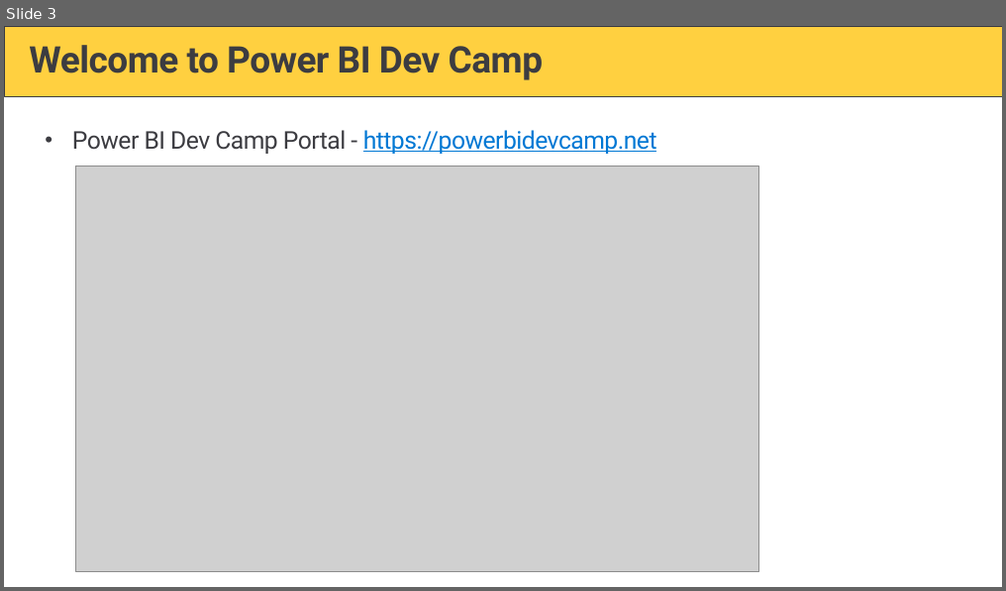
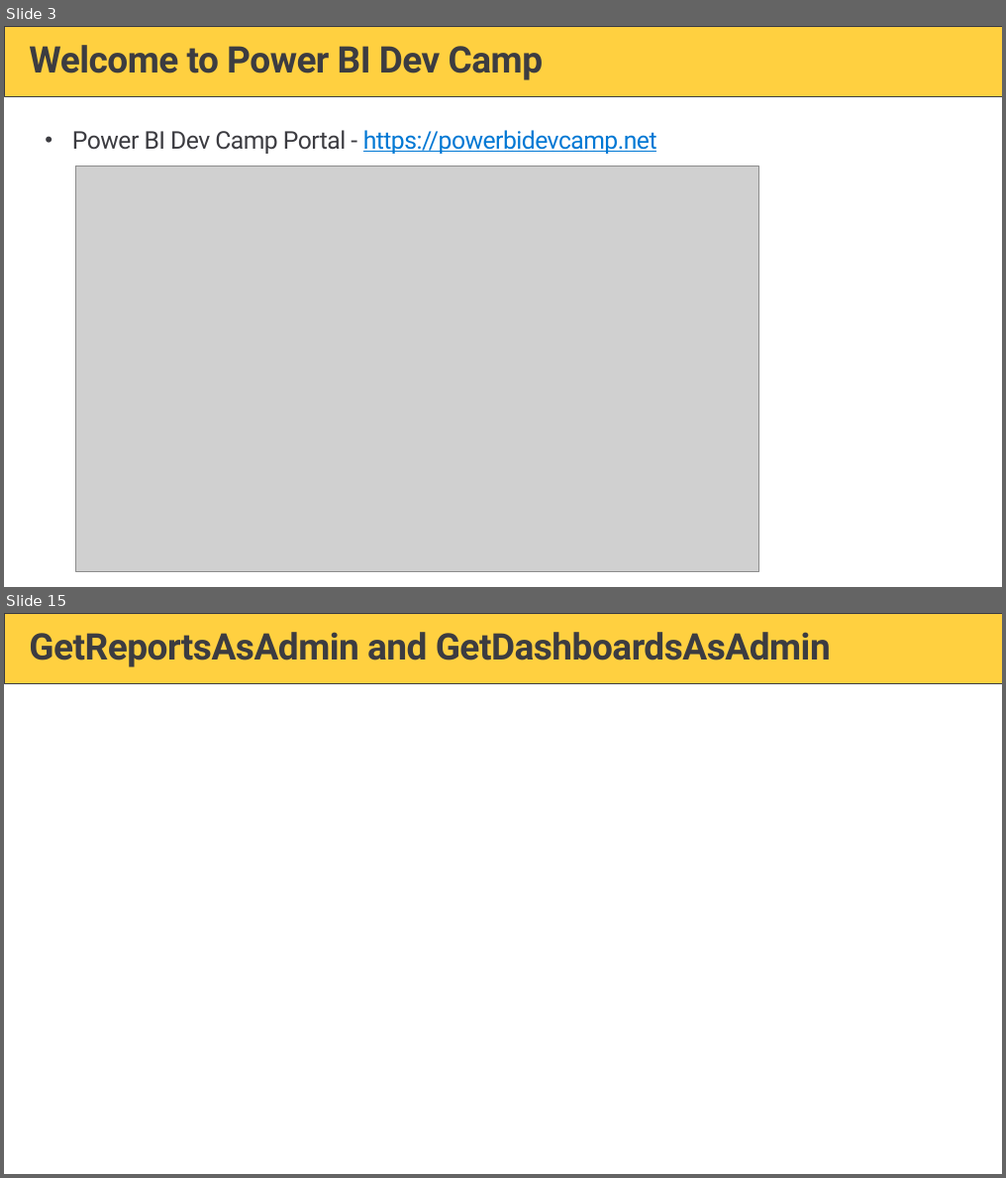
Before and after one commit to PowerBiDevCamp/Camp-Sessions, a slide deck: Session 19 - Managing Power BI using the Power BI Admin APIs.pptx. Shown one above the other, each under a label of ours: slide 3 before the commit, slides 3 and 15 after it; the slides between them are not shown. The pictures are 1006x591 and 1006x1178 pixels, drawn with LibreOffice and Linux fonts; fonts in the diff are those of the drawing; grey boxes stand for pictures; background and template pictures are left out. Boxes give left, top, right and bottom in pixels: in the first picture for what was removed or moved away, otherwise in the second. Text is boxed around its words. In the diff, an @@ line names an element or a change of style, - is before the commit and + after.

```diff
--- a/Session 19 - Managing Power BI using the Power BI Admin APIs.pptx
+++ b/Session 19 - Managing Power BI using the Power BI Admin APIs.pptx
@@ slide 15 added at [4,613,1002,1174], background #FFFFFF; not listed: 1 template element that a slide beside it also shows @@
@@ title added at [29,632,831,667], 36 pt, text #3C3C41, bold @@
+GetReportsAsAdmin and GetDashboardsAsAdmin
```
Also in this commit, not shown: 2 slides changed, 29 other slides added.
